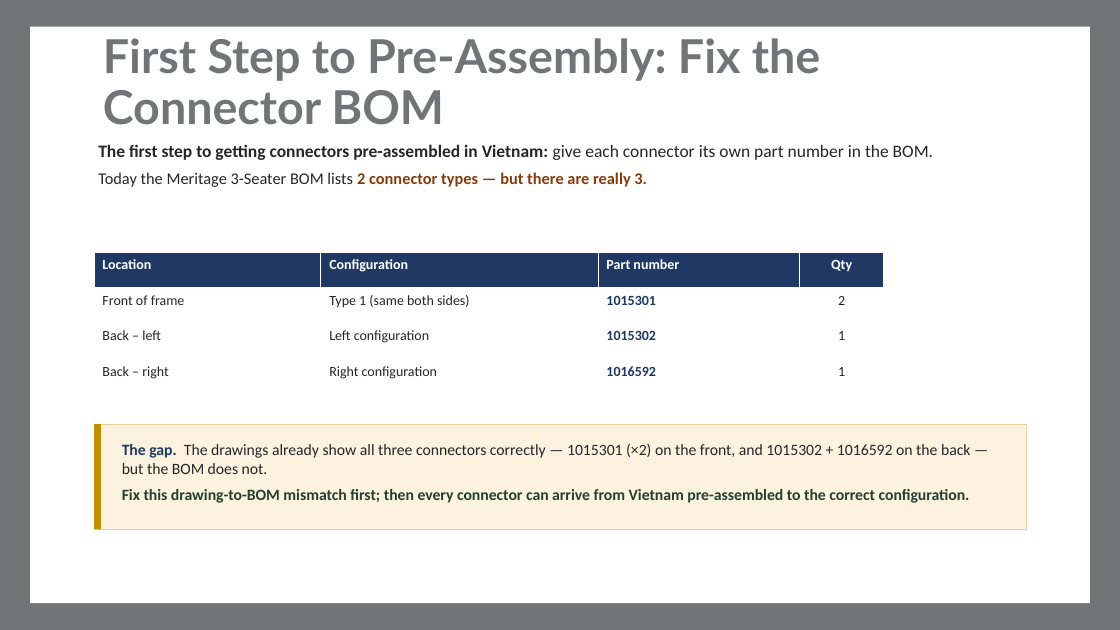
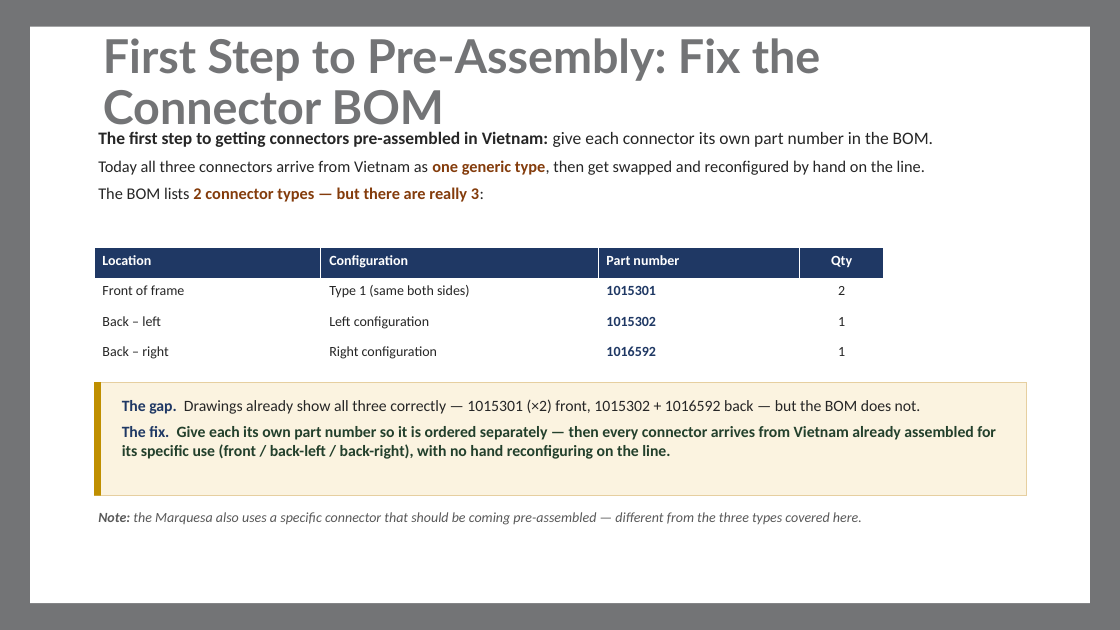
Before and after one commit to macokeefe/claude-code-system, a slide deck: slide 7 of standard-work/standalone/Meritage_3Seater_Standard_Work.pptx. Drawn at 1120x630 pixels with LibreOffice and Linux fonts; fonts in the diff are those of the drawing; background and template pictures are left out. Boxes give left, top, right and bottom in pixels: in the first picture for what was removed or moved away, otherwise in the second. Text is boxed around its words. In the diff, an @@ line names an element or a change of style, - is before the commit and + after.

```diff
--- a/standard-work/standalone/Meritage_3Seater_Standard_Work.pptx
+++ b/standard-work/standalone/Meritage_3Seater_Standard_Work.pptx
@@ text "The first step to getting ...": place and size @@
-text "The first step to getting ..." at bbox=[98, 144, 933, 187]
+text "The first step to getting ..." at bbox=[98, 131, 933, 202]
@@ text at bbox=[98, 160, 925, 202]: text changed; text colour #843C0C to #262626; bold off @@
-Today the Meritage 3-Seater BOM lists 2 connector types — but there are really 3.
+Today all three connectors arrive from Vietnam as one generic type, then get swapped and reconfigured by hand on the line.
+The BOM lists 2 connector types — but there are really 3:
@@ table: place and size @@
-table at bbox=[94, 252, 884, 395]
+table at bbox=[94, 248, 884, 370]
@@ rectangle: place and size @@
-rectangle at bbox=[94, 424, 1027, 529]
+rectangle at bbox=[94, 382, 1027, 496]
@@ rectangle: place and size @@
-rectangle at bbox=[94, 424, 101, 529]
+rectangle at bbox=[94, 382, 101, 496]
@@ text at bbox=[122, 399, 996, 459]: text changed; text colour #262626 to #23402C @@
-The gap. The drawings already show all three connectors correctly — 1015301 (×2) on the front, and 1015302 + 1016592 on the back — but the BOM does not.
-Fix this drawing-to-BOM mismatch first; then every connector can arrive from Vietnam pre-assembled to the correct configuration.
+The gap. Drawings already show all three correctly — 1015301 (×2) front, 1015302 + 1016592 back — but the BOM does not.
+The fix. Give each its own part number so it is ordered separately — then every connector arrives from Vietnam already assembled for its specific use (front / back-left / back-right), with no hand reconfiguring on the line.
@@ text added at bbox=[98, 512, 862, 525], 12 pt, text #595959, italic @@
+Note: the Marquesa also uses a specific connector that should be coming pre-assembled — different from the three types covered here.
```
